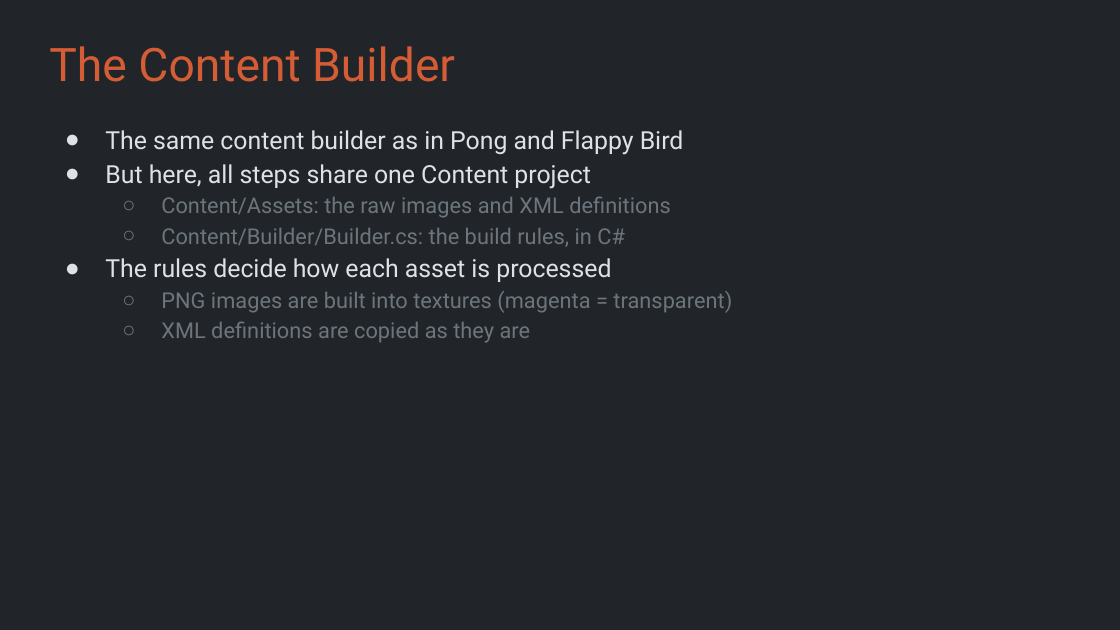
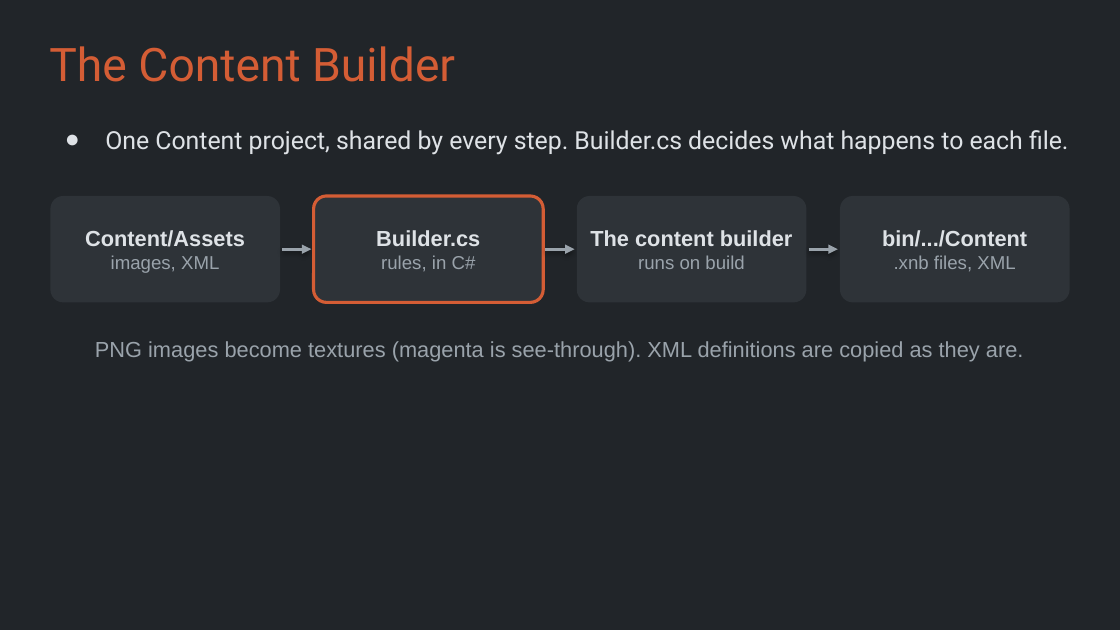
Before and after one commit to Metamate/gar, a slide deck: slide 5 of slides/03 Snake.pptx. Drawn at 1120x630 pixels with LibreOffice and Linux fonts; fonts in the diff are those of the drawing. Boxes give left, top, right and bottom in pixels: in the first picture for what was removed or moved away, otherwise in the second. Text is boxed around its words. In the diff, an @@ line names an element or a change of style, - is before the commit and + after.

```diff
--- a/slides/03 Snake.pptx
+++ b/slides/03 Snake.pptx
@@ text at <box>105,130,1068,155</box>: text changed; size 14 to 16 pt; text colour #6C757D to #DEE2E6 @@
-● The same content builder as in Pong and Flappy Bird
-● But here, all steps share one Content project
-  ○ Content/Assets: the raw images and XML definitions
-  ○ Content/Builder/Builder.cs: the build rules, in C#
-● The rules decide how each asset is processed
-  ○ PNG images are built into textures (magenta = transparent)
-  ○ XML definitions are copied as they are
+● One Content project, shared by every step. Builder.cs decides what happens to each file.
@@ rounded rectangle added at <box>50,196,280,302</box>, fill #2E3338, 14 pt, text #DEE2E6, bold @@
+Content/Assets
+images, XML
@@ rounded rectangle added at <box>314,196,543,302</box>, fill #2E3338, outline #D45D35 2 pt, 14 pt, text #DEE2E6, bold @@
+Builder.cs
+rules, in C#
@@ rounded rectangle added at <box>577,196,806,302</box>, fill #2E3338, 14 pt, text #DEE2E6, bold @@
+The content builder
+runs on build
@@ rounded rectangle added at <box>840,196,1070,302</box>, fill #2E3338, 14 pt, text #DEE2E6, bold @@
+bin/.../Content
+.xnb files, XML
@@ arrow added from (282, 250) to (311, 250), #9AA3AB 2 pt @@
@@ arrow added from (545, 250) to (575, 250), #9AA3AB 2 pt @@
@@ arrow added from (809, 250) to (838, 250), #9AA3AB 2 pt @@
@@ text added at <box>95,341,1024,362</box>, 14 pt, text #9AA3AB @@
+PNG images become textures (magenta is see-through). XML definitions are copied as they are.
```
Also in this commit, not shown: 3 other slides changed, 2 slides added, 1 slide removed.
